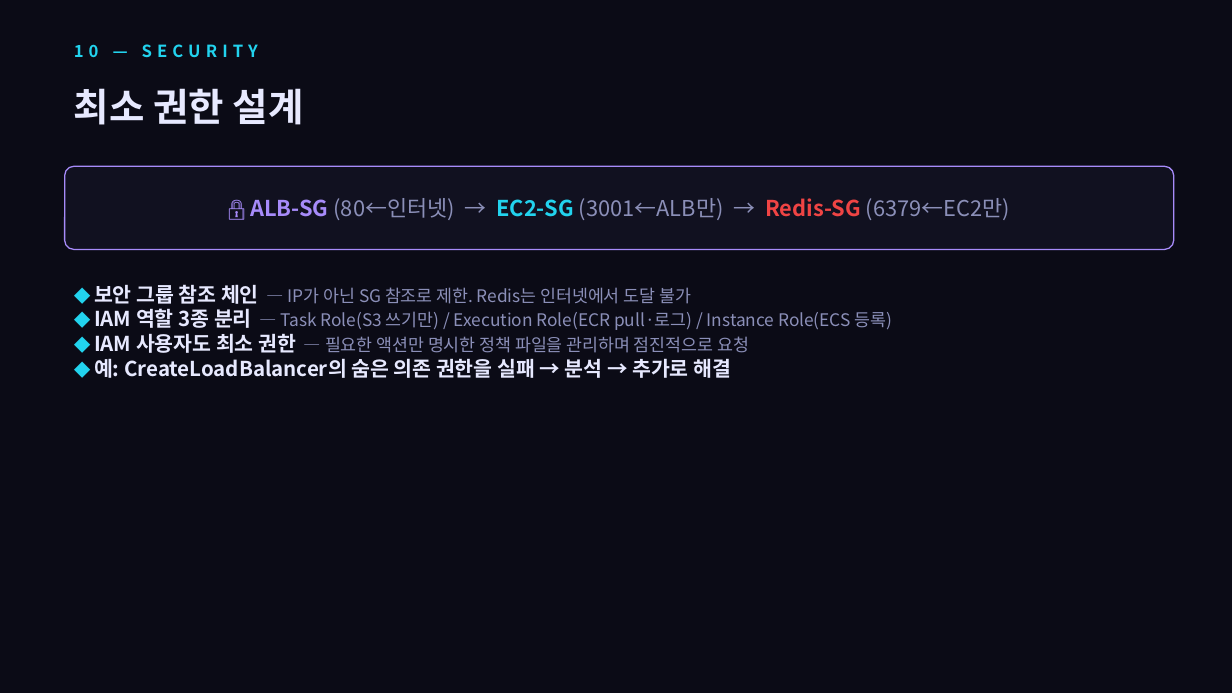
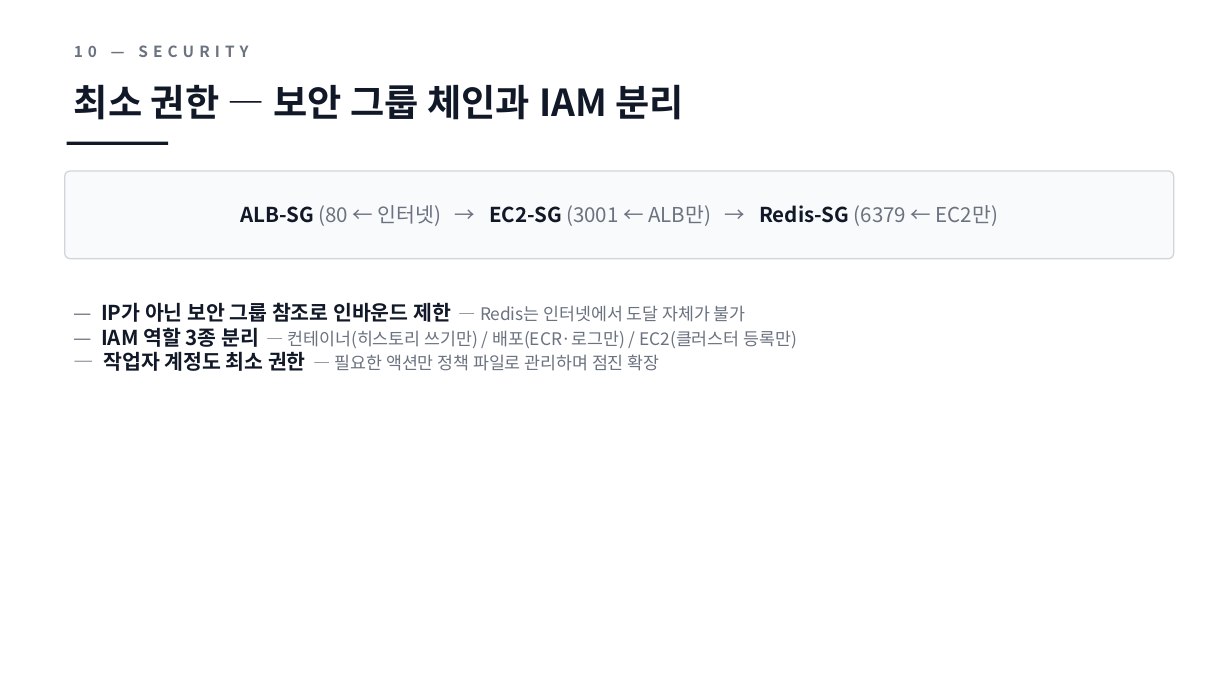
Before and after one commit to dak-ori/cloud_holdem, a slide deck: slide 13 of docs/presentation/cloud-holdem-발표.pptx (slide 11 before the commit). Drawn at 1232x693 pixels with LibreOffice and Linux fonts; fonts in the diff are those of the drawing. Boxes give left, top, right and bottom in pixels: in the first picture for what was removed or moved away, otherwise in the second. Text is boxed around its words. In the diff, an @@ line names an element or a change of style, - is before the commit and + after.

```diff
--- a/docs/presentation/cloud-holdem-발표.pptx
+++ b/docs/presentation/cloud-holdem-발표.pptx
@@ background #0B0B16 to #FFFFFF @@
@@ text "10 — SECURITY" at box(74, 45, 248, 57): size 13 to 12 pt, text colour #22D3EE to #6B7280 @@
@@ text at box(74, 84, 683, 120): text changed; size 30 to 29 pt; text colour #E7E9FF to #111827 @@
-최소 권한 설계
+최소 권한 — 보안 그룹 체인과 IAM 분리
@@ line added from (67, 143) to (168, 143), #111827 2.5 pt @@
@@ rounded rectangle: place and size @@
-rounded rectangle at box(65, 166, 1174, 250)
+rounded rectangle at box(65, 171, 1174, 259)
@@ rounded rectangle at box(65, 171, 1174, 259): fill #111120 to #F9FAFB; outline #A78BFA 1 pt to #D1D5DB 1 pt; proportions changed @@
@@ text at box(240, 205, 998, 226): text changed; size 17 to 16 pt; text colour #8B8FB8 to #6B7280 @@
-🔒 ALB-SG (80←인터넷) → EC2-SG (3001←ALB만) → Redis-SG (6379←EC2만)
+ALB-SG (80 ← 인터넷) → EC2-SG (3001 ← ALB만) → Redis-SG (6379 ← EC2만)
@@ text at box(101, 302, 797, 371): text changed; text colour #8B8FB8 to #6B7280 @@
-◆ 보안 그룹 참조 체인 — IP가 아닌 SG 참조로 제한. Redis는 인터넷에서 도달 불가
-◆ IAM 역할 3종 분리 — Task Role(S3 쓰기만) / Execution Role(ECR pull·로그) / Instance Role(ECS 등록)
-◆ IAM 사용자도 최소 권한 — 필요한 액션만 명시한 정책 파일을 관리하며 점진적으로 요청
-◆ 예: CreateLoadBalancer의 숨은 의존 권한을 실패 → 분석 → 추가로 해결
+— IP가 아닌 보안 그룹 참조로 인바운드 제한 — Redis는 인터넷에서 도달 자체가 불가
+— IAM 역할 3종 분리 — 컨테이너(히스토리 쓰기만) / 배포(ECR·로그만) / EC2(클러스터 등록만)
+— 작업자 계정도 최소 권한 — 필요한 액션만 정책 파일로 관리하며 점진 확장
```
Also in this commit, not shown: 5 other slides changed, 11 slides added, 9 slides removed, 6 other files.
